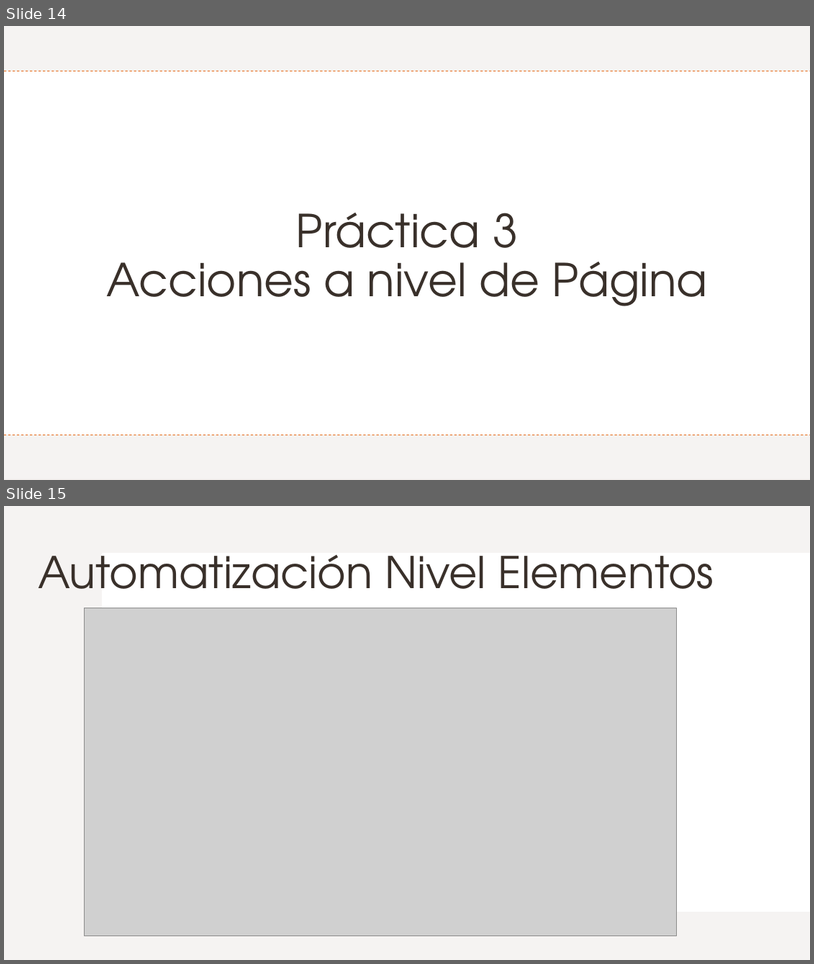
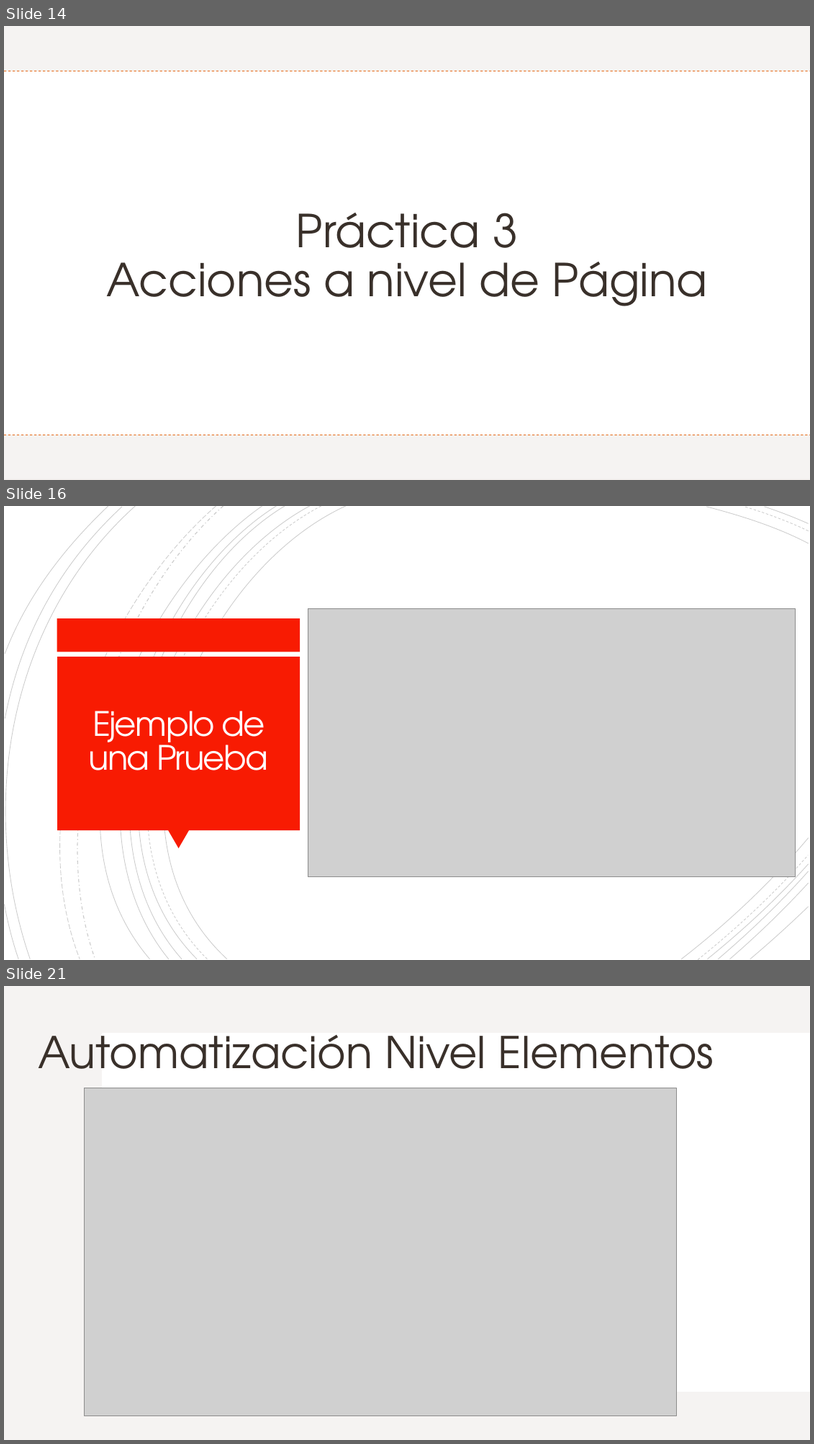
Before and after one commit to Charris1904/automation-qa-sessions, a slide deck: files/4. Selenium.pptx. Shown one above the other, each under a label of ours: slides 14 and 15 before the commit, slides 14, 16 and 21 after it; the slides between them are not shown. The pictures are 814x964 and 814x1444 pixels, drawn with LibreOffice and Linux fonts; fonts in the diff are those of the drawing; grey boxes stand for pictures. Boxes give left, top, right and bottom in pixels: in the first picture for what was removed or moved away, otherwise in the second. Text is boxed around its words. In the diff, an @@ line names an element or a change of style, - is before the commit and + after.

```diff
--- a/files/4. Selenium.pptx
+++ b/files/4. Selenium.pptx
@@ slide 16 added at bbox=[4, 506, 810, 960], background #FFFFFF @@
@@ group added at bbox=[4, 506, 809, 960]: 21 freeform shapes @@
@@ picture added at bbox=[309, 609, 796, 877] @@
@@ rectangle added at bbox=[57, 618, 301, 651], fill #F81B02 @@
@@ rectangle added at bbox=[57, 656, 300, 830], fill #F81B02 @@
@@ title added at bbox=[88, 710, 268, 770], 40 pt, text #FFFEFF @@
+Ejemplo de una Prueba
@@ triangle added at bbox=[168, 830, 189, 849], fill #F81B02 @@
@@ what was slide 15 is now slide 21 @@
```
Also in this commit, not shown: 1 slide changed, 5 other slides added.
